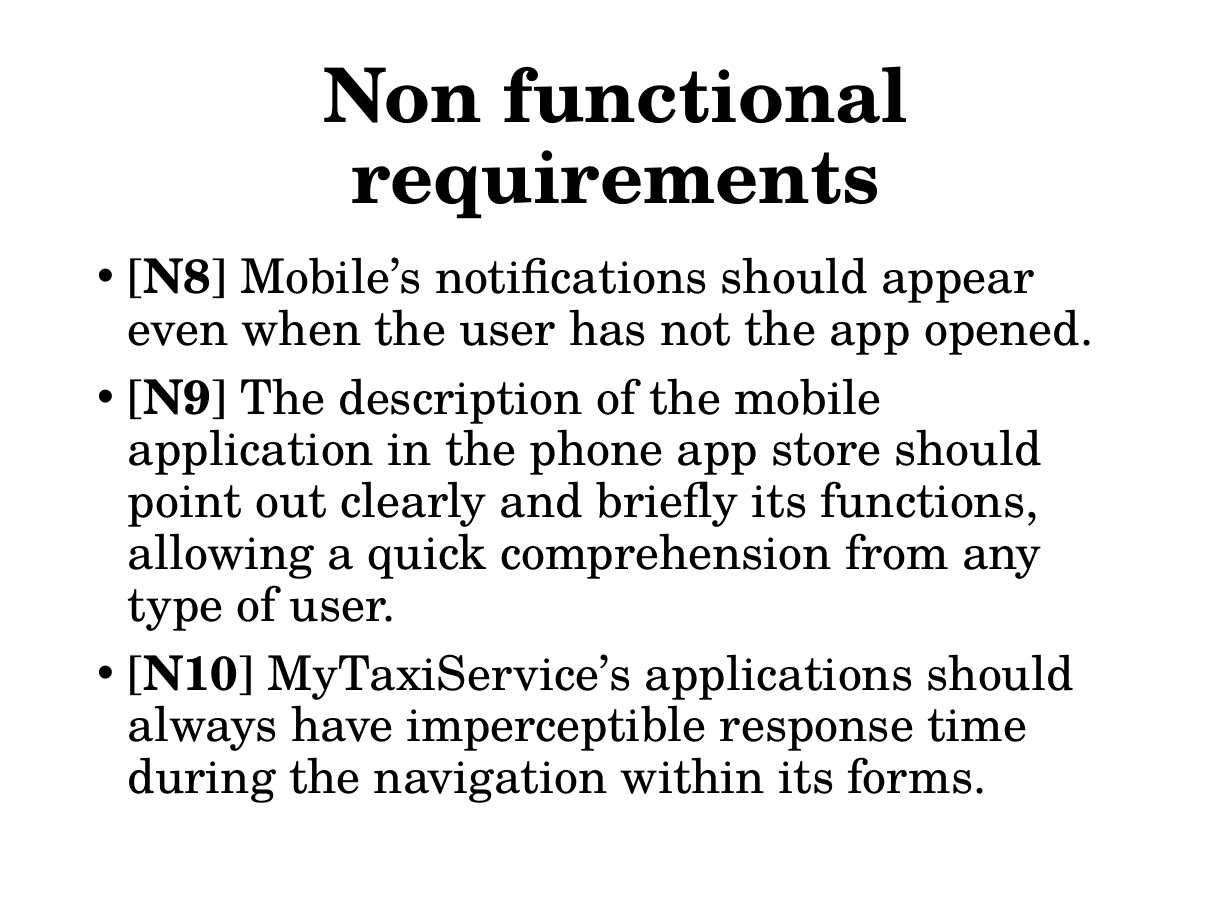
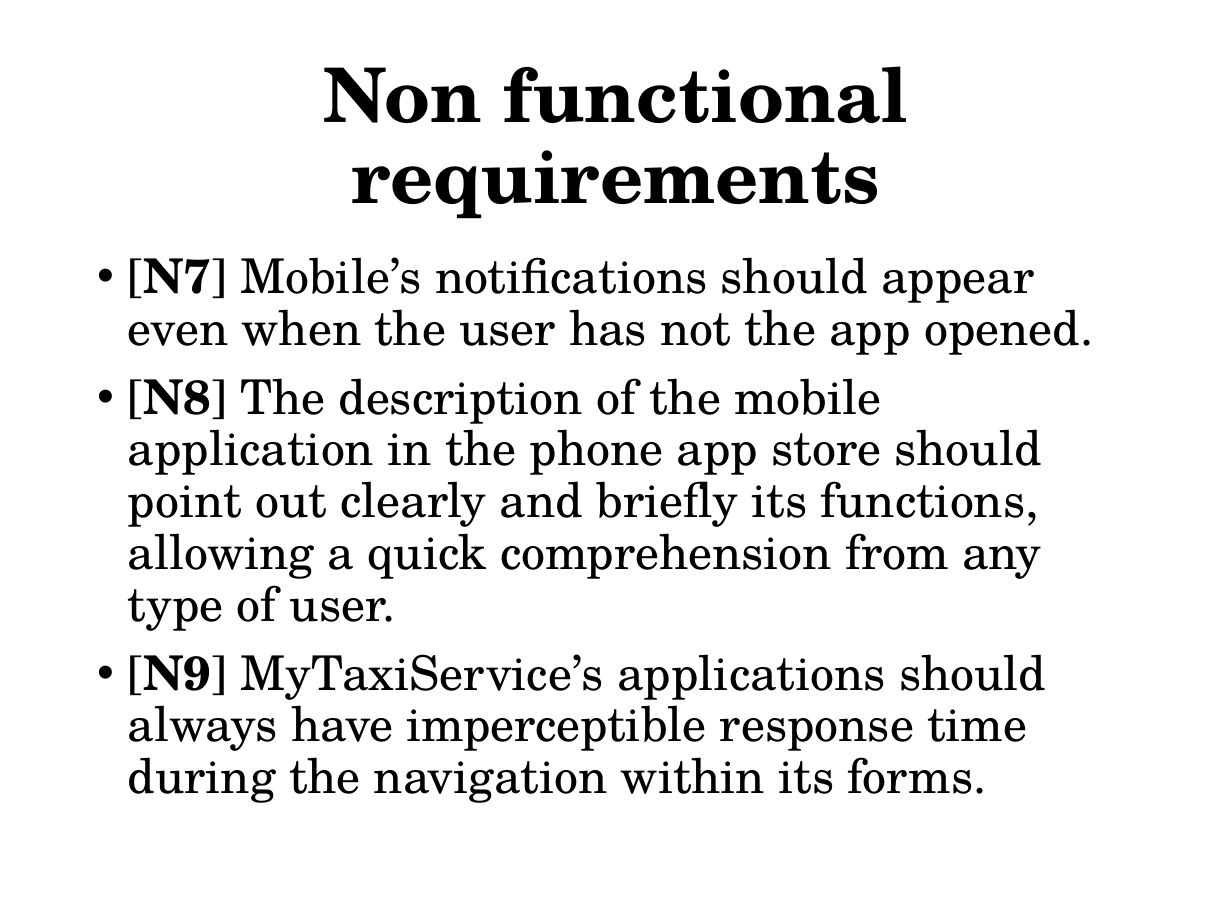
Before and after one commit to MarcoRomani/myTaxyService-SE2-PozziRomani, a slide deck: slide 3 of OtherStuff/Presentation/Non fun req + Scenarios + mockups.pptx. Drawn at 1232x924 pixels with LibreOffice and Linux fonts; fonts in the diff are those of the drawing. Boxes give left, top, right and bottom in pixels: in the first picture for what was removed or moved away, otherwise in the second. Text is boxed around its words. In the diff, an @@ line names an element or a change of style, - is before the commit and + after.

Commit message:
Presentation updated

```diff
--- a/OtherStuff/Presentation/Non fun req + Scenarios + mockups.pptx
+++ b/OtherStuff/Presentation/Non fun req + Scenarios + mockups.pptx
@@ text at box(128, 257, 1093, 803): text changed @@
-• [N8] Mobile’s notifications should appear even when the user has not the app opened.
-• [N9] The description of the mobile application in the phone app store should point out clearly and briefly its functions, allowing a quick comprehension from any type of user.
-• [N10] MyTaxiService’s applications should always have imperceptible response time during the navigation within its forms.
+• [N7] Mobile’s notifications should appear even when the user has not the app opened.
+• [N8] The description of the mobile application in the phone app store should point out clearly and briefly its functions, allowing a quick comprehension from any type of user.
+• [N9] MyTaxiService’s applications should always have imperceptible response time during the navigation within its forms.
```
Also in this commit, not shown: 3 other slides changed, 4 other files.
